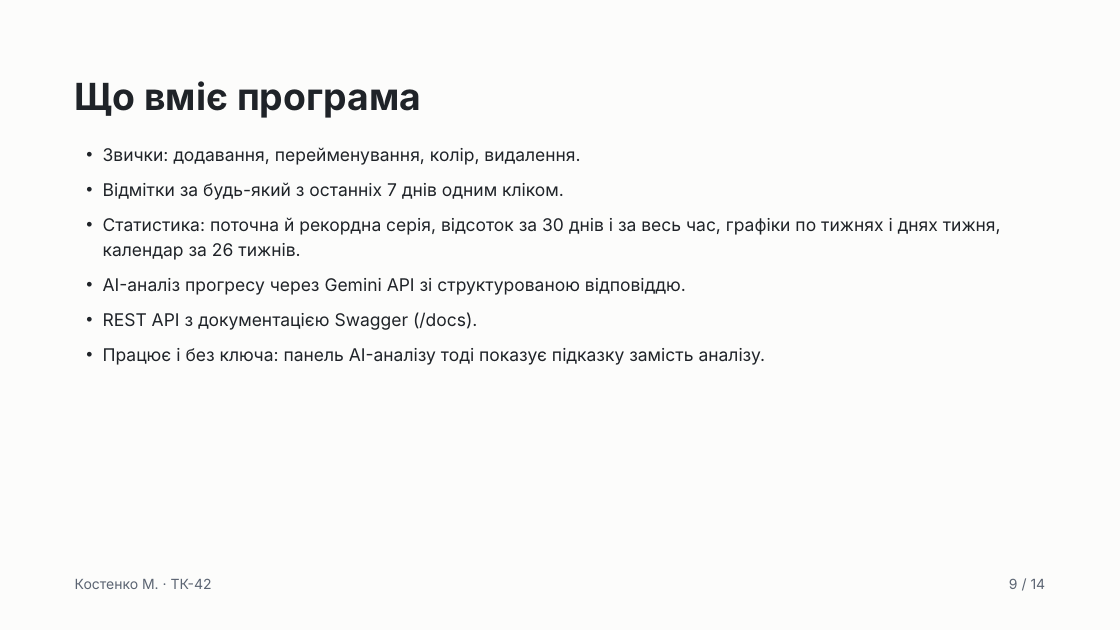
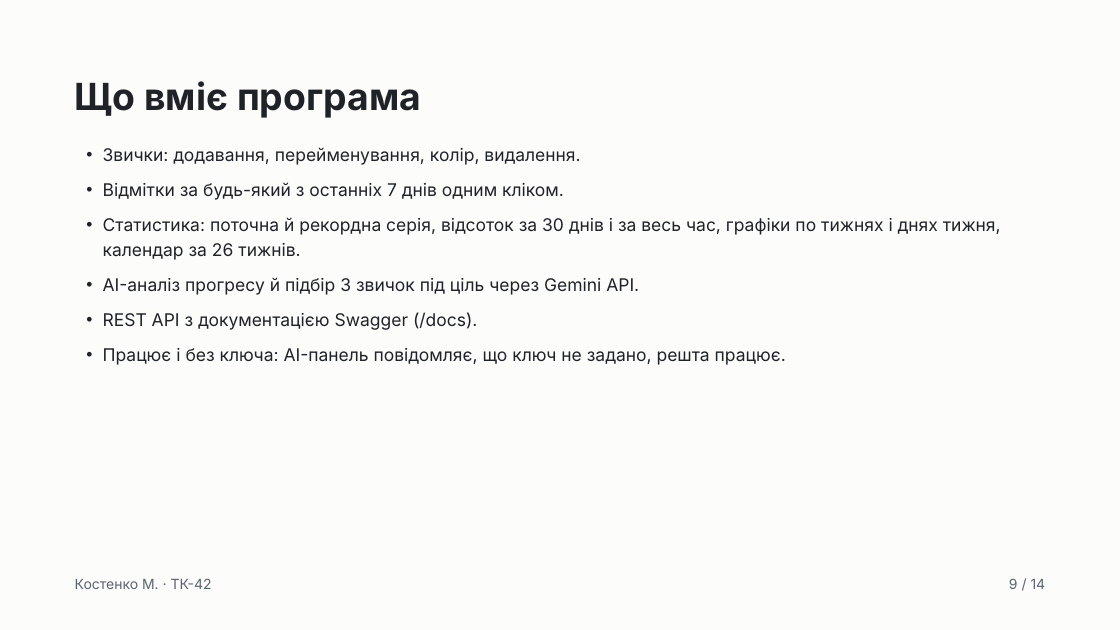
Before and after one commit to w1sed1/tracker-api, a slide deck: slide 9 of Habit Tracker + Gemini AI — Лаб. 2 «Хмарні обчислення».pptx. Drawn at 1120x630 pixels with LibreOffice and Linux fonts; fonts in the diff are those of the drawing. Boxes give left, top, right and bottom in pixels: in the first picture for what was removed or moved away, otherwise in the second. Text is boxed around its words. In the diff, an @@ line names an element or a change of style, - is before the commit and + after.

```diff
--- a/Habit Tracker + Gemini AI — Лаб. 2 «Хмарні обчислення».pptx
+++ b/Habit Tracker + Gemini AI — Лаб. 2 «Хмарні обчислення».pptx
@@ text at (103, 277, 639, 295): text changed @@
-• AI-аналіз прогресу через Gemini API зі структурованою відповіддю.
+• AI-аналіз прогресу й підбір 3 звичок під ціль через Gemini API.
@@ text at (103, 348, 786, 365): text changed @@
-• Працює і без ключа: панель AI-аналізу тоді показує підказку замість аналізу.
+• Працює і без ключа: AI-панель повідомляє, що ключ не задано, решта працює.
```
Also in this commit, not shown: 10 other slides changed, 4 other files.
